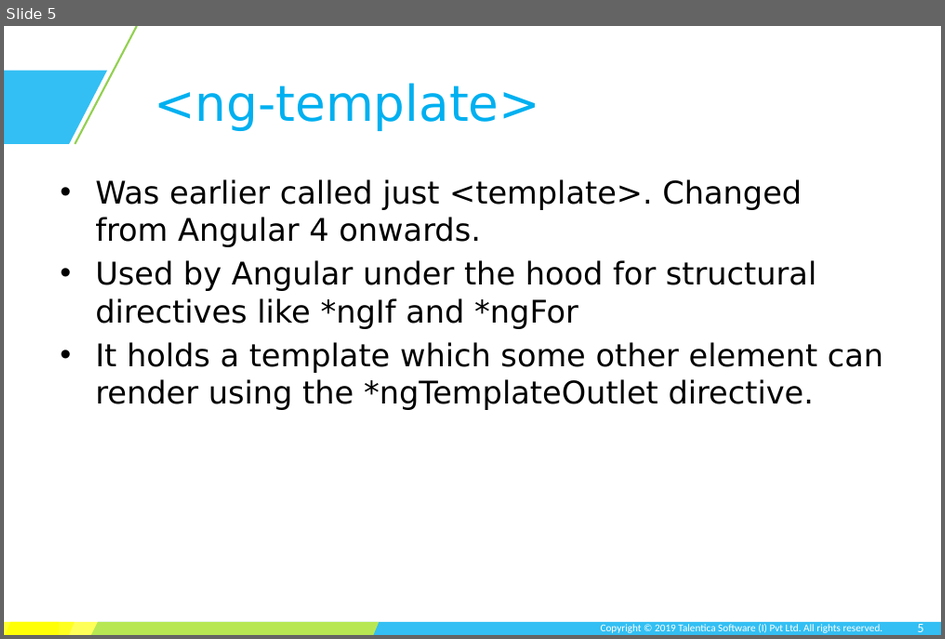
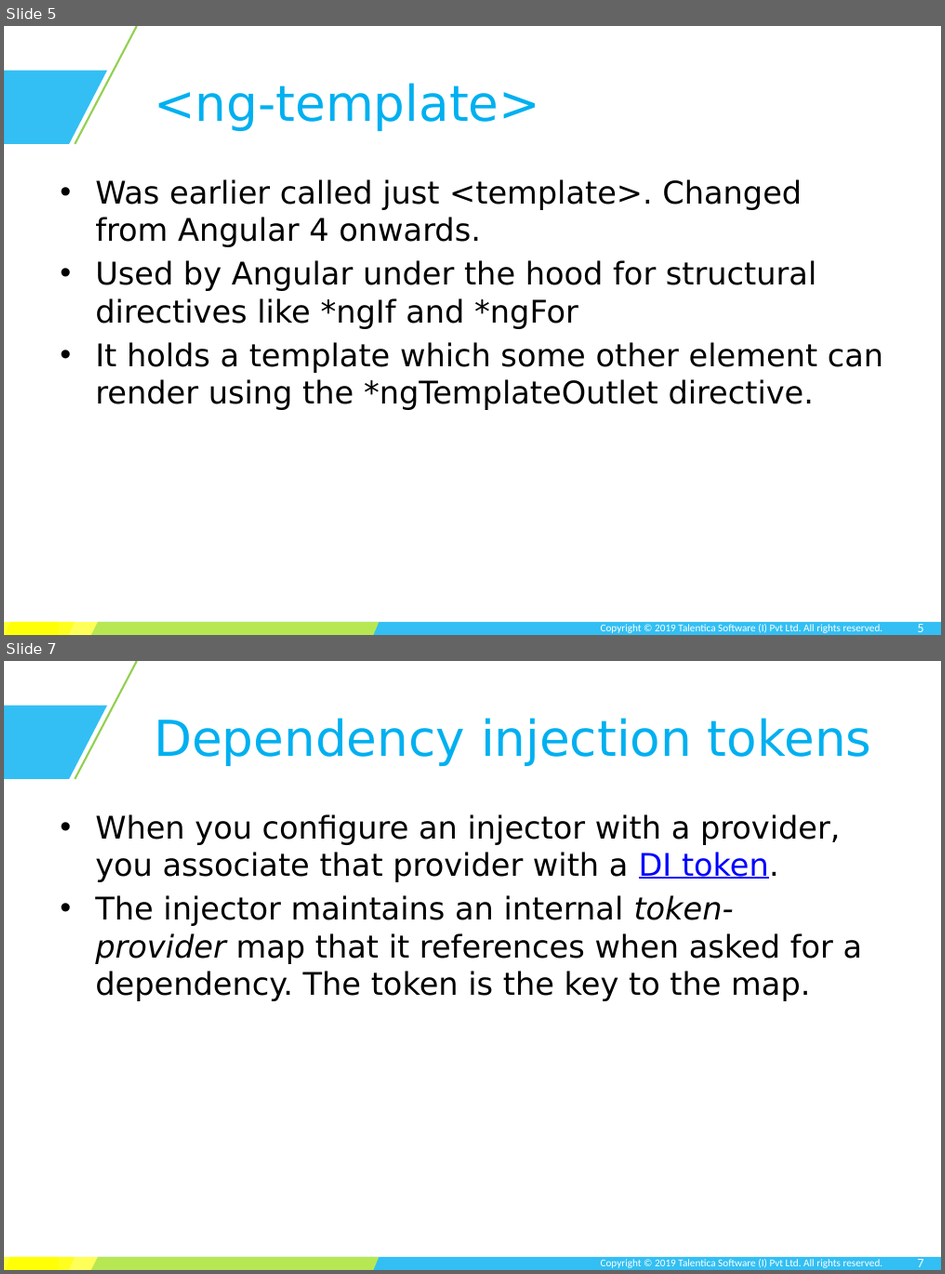
Before and after one commit to TusharRajGupt/angular-demo, a slide deck: session-7/Session 7.pptx. Shown one above the other, each under a label of ours: slide 5 before the commit, slides 5 and 7 after it; the slides between them are not shown. The pictures are 945x639 and 945x1274 pixels, drawn with LibreOffice and Linux fonts; fonts in the diff are those of the drawing; background and template pictures are left out. Boxes give left, top, right and bottom in pixels: in the first picture for what was removed or moved away, otherwise in the second. Text is boxed around its words. In the diff, an @@ line names an element or a change of style, - is before the commit and + after.

```diff
--- a/session-7/Session 7.pptx
+++ b/session-7/Session 7.pptx
@@ slide 7 added at (x1=4, y1=661, x2=941, y2=1270), background #FFFFFF; not listed: 7 template elements that a slide beside it also shows @@
@@ title added at (x1=154, y1=718, x2=872, y2=766), 38 pt, text #00B0F0 @@
+Dependency injection tokens
@@ text added at (x1=95, y1=814, x2=863, y2=1001), 24 pt, text #000000 @@
+• When you configure an injector with a provider, you associate that provider with a DI token.
+• The injector maintains an internal token-provider map that it references when asked for a dependency. The token is the key to the map.
@@ page number added at (x1=918, y1=1259, x2=925, y2=1267), 10 pt, text #FFFFFF @@
+7
```
Also in this commit, not shown: 4 other slides added, 12 other files.
